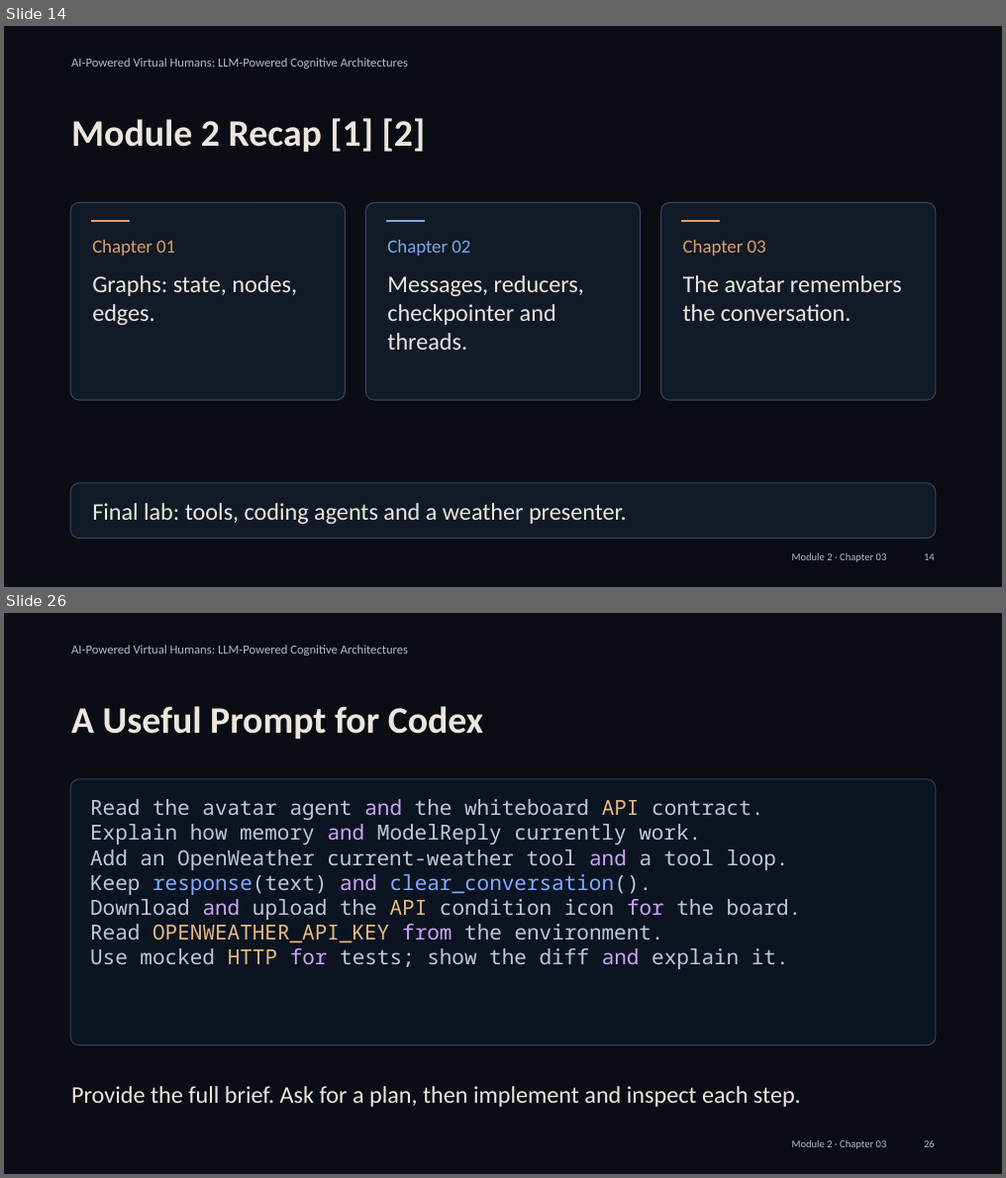
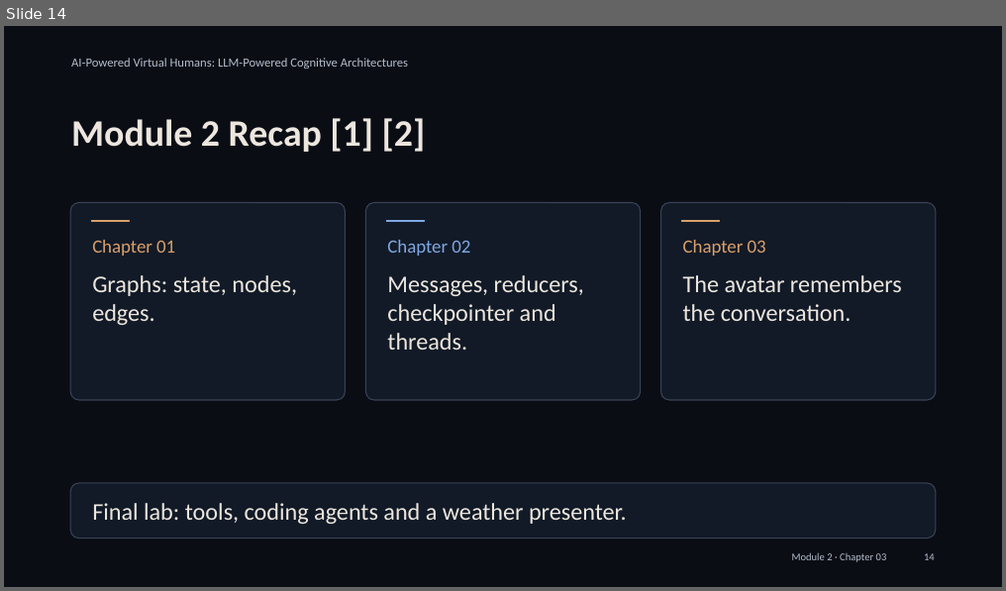
Before and after one commit to alessandropec/virtual-humans-cognitive-architectures, a slide deck: virtual_human_course/Module_2/Chapter_03/Slides/Module_2_Chapter_03_Integration_with_the_Virtual_Human.pptx. Shown one above the other, each under a label of ours: slides 14 and 26 before the commit, slide 14 after it; the slides between them are not shown. The pictures are 1006x1178 and 1006x591 pixels, drawn with LibreOffice and Linux fonts; fonts in the diff are those of the drawing. Boxes give left, top, right and bottom in pixels: in the first picture for what was removed or moved away, otherwise in the second. Text is boxed around its words. In the diff, an @@ line names an element or a change of style, - is before the commit and + after.

Commit message:
Simplify tool lesson and split coding-agent exercises into game, weather and whiteboard

```diff
--- a/virtual_human_course/Module_2/Chapter_03/Slides/Module_2_Chapter_03_Integration_with_the_Virtual_Human.pptx
+++ b/virtual_human_course/Module_2/Chapter_03/Slides/Module_2_Chapter_03_Integration_with_the_Virtual_Human.pptx
@@ slide 26 removed at [4,613,1002,1174], background #0A0D14 @@
@@ text removed at [71,645,408,656] @@
-AI-Powered Virtual Humans: LLM-Powered Cognitive Architectures
@@ text removed at [71,706,483,739] @@
-A Useful Prompt for Codex
@@ rounded rectangle removed at [71,779,936,1046] @@
@@ text removed at [90,799,802,969] @@
-Read the avatar agent and the whiteboard API contract.
-Explain how memory and ModelReply currently work.
-Add an OpenWeather current-weather tool and a tool loop.
-Keep response(text) and clear_conversation().
-Download and upload the API condition icon for the board.
-Read OPENWEATHER_API_KEY from the environment.
-Use mocked HTTP for tests; show the diff and explain it.
@@ text removed at [71,1086,801,1107] @@
-Provide the full brief. Ask for a plan, then implement and inspect each step.
@@ text removed at [792,1140,887,1150] @@
-Module 2 · Chapter 03
@@ text removed at [924,1141,935,1148] @@
-26
```
Also in this commit, not shown: 7 slides changed, 9 slides added, 7 other slides removed, 3 other files.
